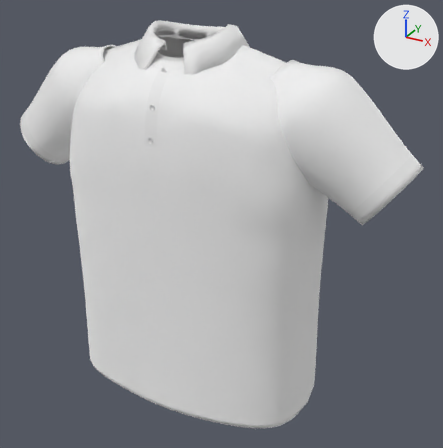
The glTF model public/models/sku/007-v1.glb, before and after one commit.
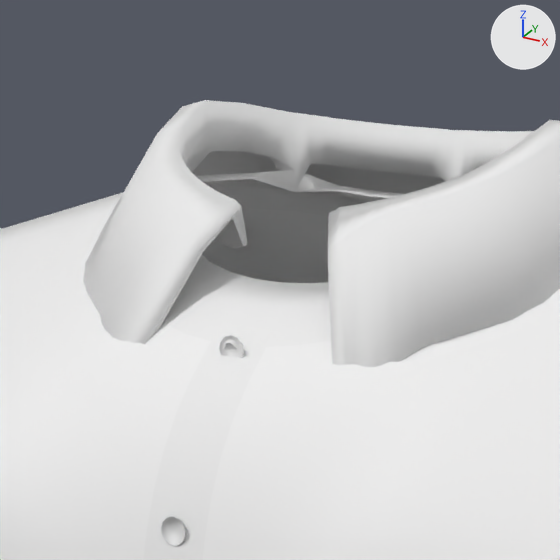
There are two pictures of each version: one whole from a 50 mm lens placed at (0.603, -0.987, 0.485), pointed at (0.05, 0.019, -0.017), one close up on the part from 26% to 52% of the width and 0% to 25% of the height. The lights are fixed; the arrows at upper right show +X, +Y and +Z. The first two pictures are the older version. Vertices at exactly the same position are counted once.

Objects in the first close-up: 'Polo007'.
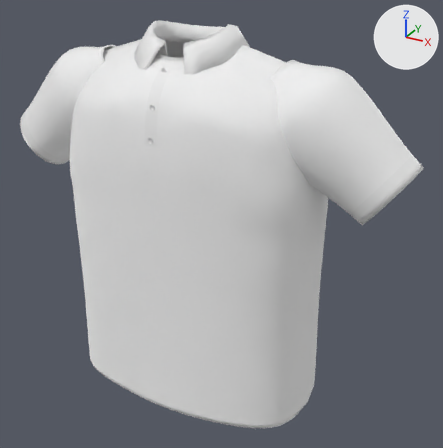
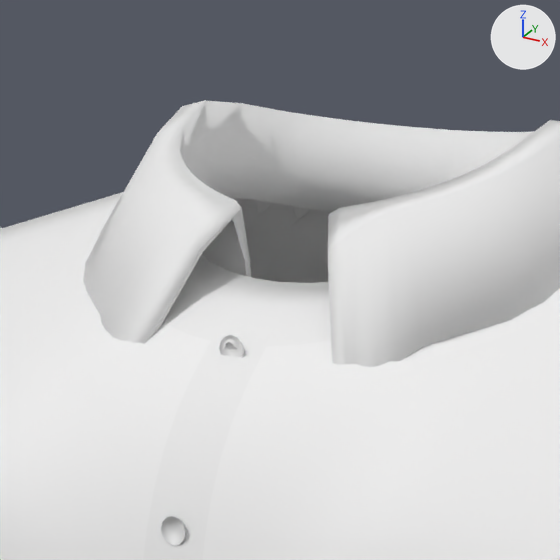
What differs and where, as boxes (x1, y1, x2, y2) in the close-ups (560 x 560 px):
part 1 of me_polo007, built on: before (179, 100, 534, 249); after (179, 100, 534, 277)

The change, as a diff of the scene's bpy script:
```diff
--- a/public/models/sku/007-v1.glb.py
+++ b/public/models/sku/007-v1.glb.py
@@ me_polo007 @@
 # used by ob_polo007; location = (0.0, 0.0, 0.0)
-me_polo007.from_pydata(...)  # 6394 vertices, 12422 faces; spans x -0.432..0.432, y -0.154..0.154, z -0.374..0.374
+me_polo007.from_pydata(...)  # 6452 vertices, 12526 faces; spans x -0.432..0.432, y -0.154..0.154, z -0.374..0.374
+# me_polo007 part 1
+# 57 vertices are removed from x -0.074..0.074, y -0.06..0.063, z 0.33..0.356
+# 156 faces are deleted
+# 24 vertices in x -0.063..0.063, y -0.056..0.059, z 0.331..0.346 move by (0.0, 0.0, -0.004)
+# 6 vertices in x -0.042..0.042, y 0.049..0.058, z 0.345..0.347 move by (0.0, -0.001, -0.004)
+# 3 vertices in x -0.069..-0.048, y -0.045..0.045, z 0.336..0.354 move by (0.001, 0.0, -0.004)
+# 3 vertices in x 0.048..0.069, y -0.045..0.045, z 0.336..0.354 move by (-0.001, 0.0, -0.004)
+# 9 vertices move from x -0.072..0.072, y -0.06..0.042, z 0.332..0.356 to x -0.072..0.072, y -0.059..0.041, z 0.326..0.353
+# 93 vertices are added at x -0.093..0.093, y -0.059..0.071, z 0.311..0.344
+# 6 new vertices lie (0.001, 0.001, -0.013) away from vertices in x -0.069..-0.032, y -0.053..-0.018, z 0.332..0.349
+# 6 new vertices lie (-0.001, 0.001, -0.013) away from vertices in x 0.032..0.069, y -0.053..-0.018, z 0.332..0.349
+# 5 new vertices lie (0.001, -0.001, -0.014) away from vertices in x -0.064..-0.016, y 0.03..0.058, z 0.345..0.351
+# 5 new vertices lie (-0.001, -0.001, -0.014) away from vertices in x 0.016..0.064, y 0.03..0.058, z 0.345..0.351
+# 260 new faces join them, mat_rippbündchen (white #f2f2f2)
 me_polo007.materials.append(mat_polyester_weiß)
```
